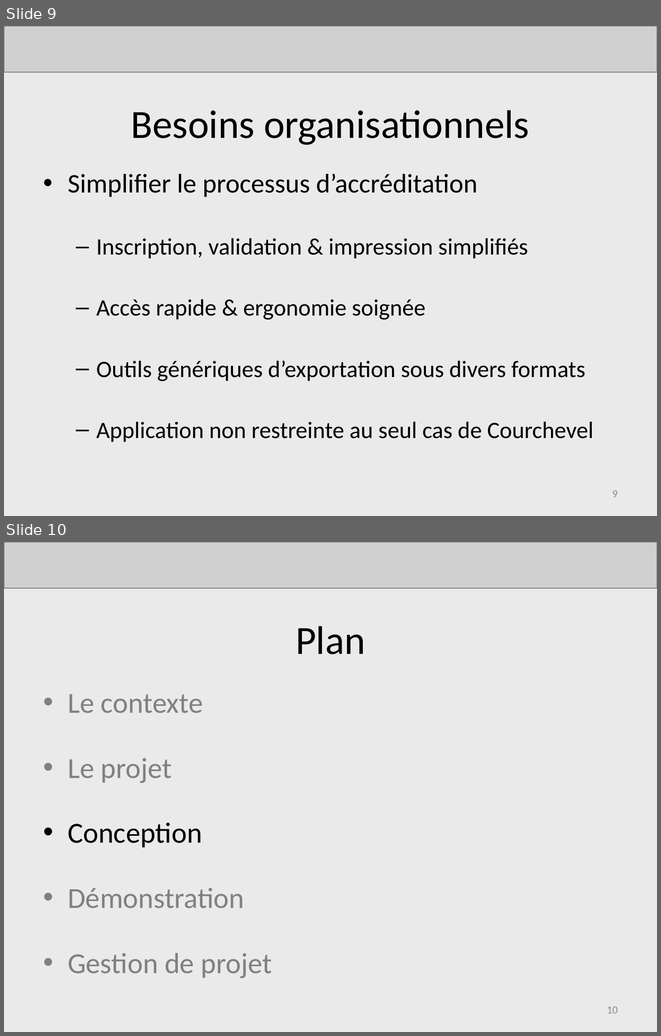
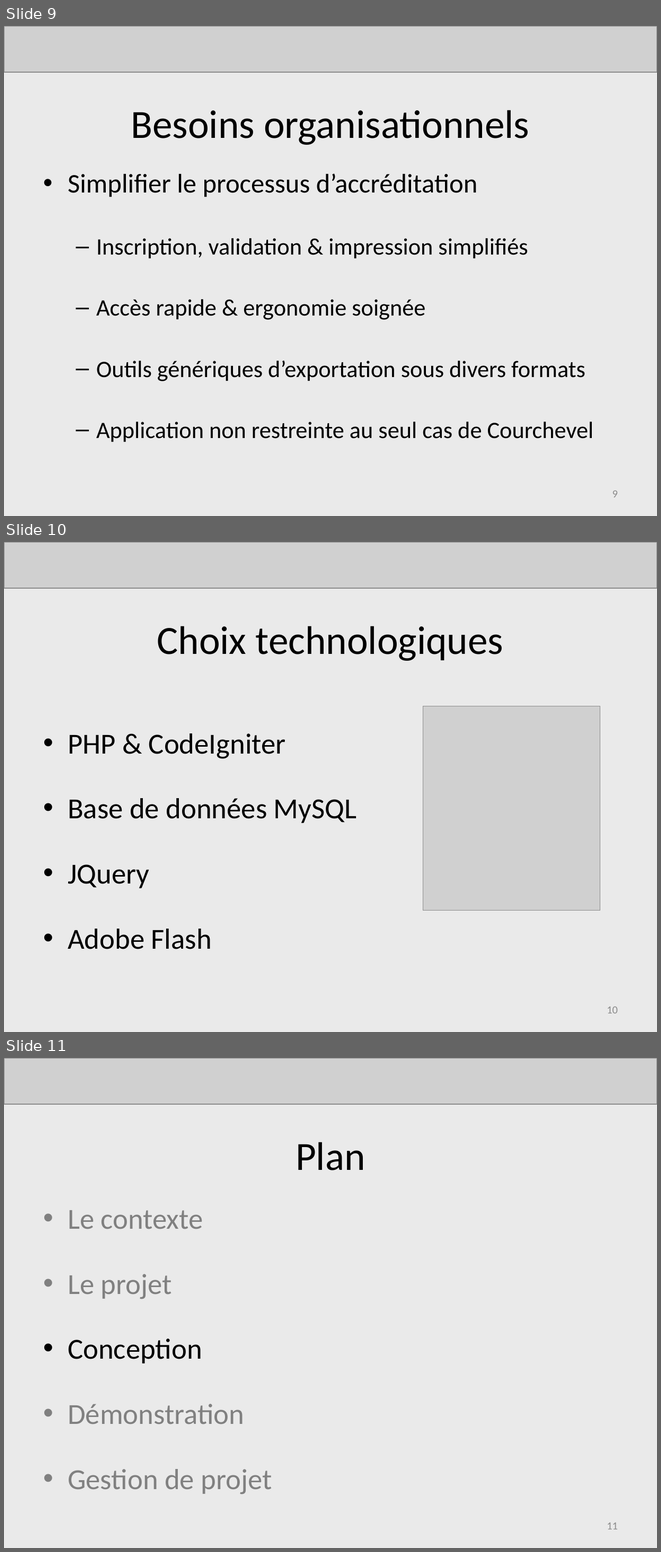
Before and after one commit to AdrienLombard/SimplePass, a slide deck: doc/Présentations/Projet Courchevel - Soutenance finale.pptx. Shown one above the other, each under a label of ours: slides 9 and 10 before the commit, slides 9, 10 and 11 after it. The pictures are 661x1036 and 661x1552 pixels, drawn with LibreOffice and Linux fonts; fonts in the diff are those of the drawing; grey boxes stand for pictures. Boxes give left, top, right and bottom in pixels: in the first picture for what was removed or moved away, otherwise in the second. Text is boxed around its words. In the diff, an @@ line names an element or a change of style, - is before the commit and + after.

```diff
--- a/doc/Présentations/Projet Courchevel - Soutenance finale.pptx
+++ b/doc/Présentations/Projet Courchevel - Soutenance finale.pptx
@@ slide 10 added at box(4, 542, 657, 1032), background #EAEAEA @@
@@ picture added at box(4, 542, 657, 588) @@
@@ title added at box(157, 626, 504, 661), 44 pt, text #000000 @@
+Choix technologiques
@@ picture added at box(423, 706, 600, 910) @@
@@ text added at box(68, 733, 357, 949), 32 pt, text #000000 @@
+• PHP & CodeIgniter
+• Base de données MySQL
+• JQuery
+• Adobe Flash
@@ page number added at box(607, 1006, 618, 1013), 12 pt, text #8C8C8C @@
+10
@@ what was slide 10 is now slide 11 @@
@@ page number at box(607, 1522, 618, 1529): text changed @@
-10
+11
```
Also in this commit, not shown: 6 slides changed, 3 other slides added.
